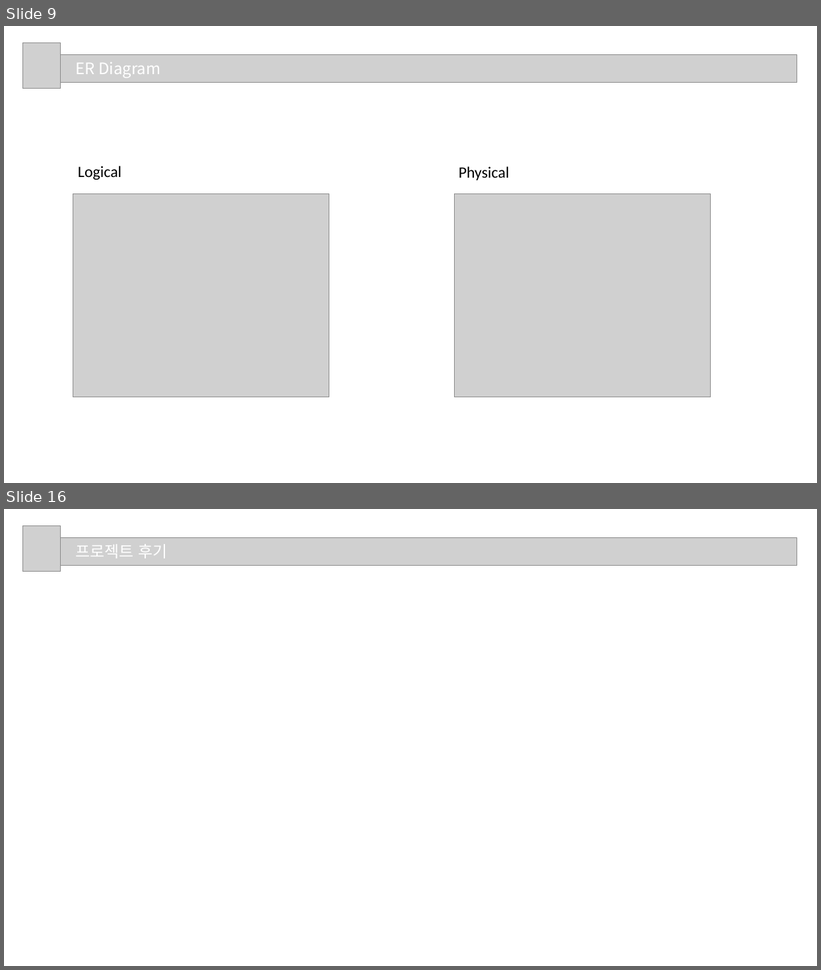
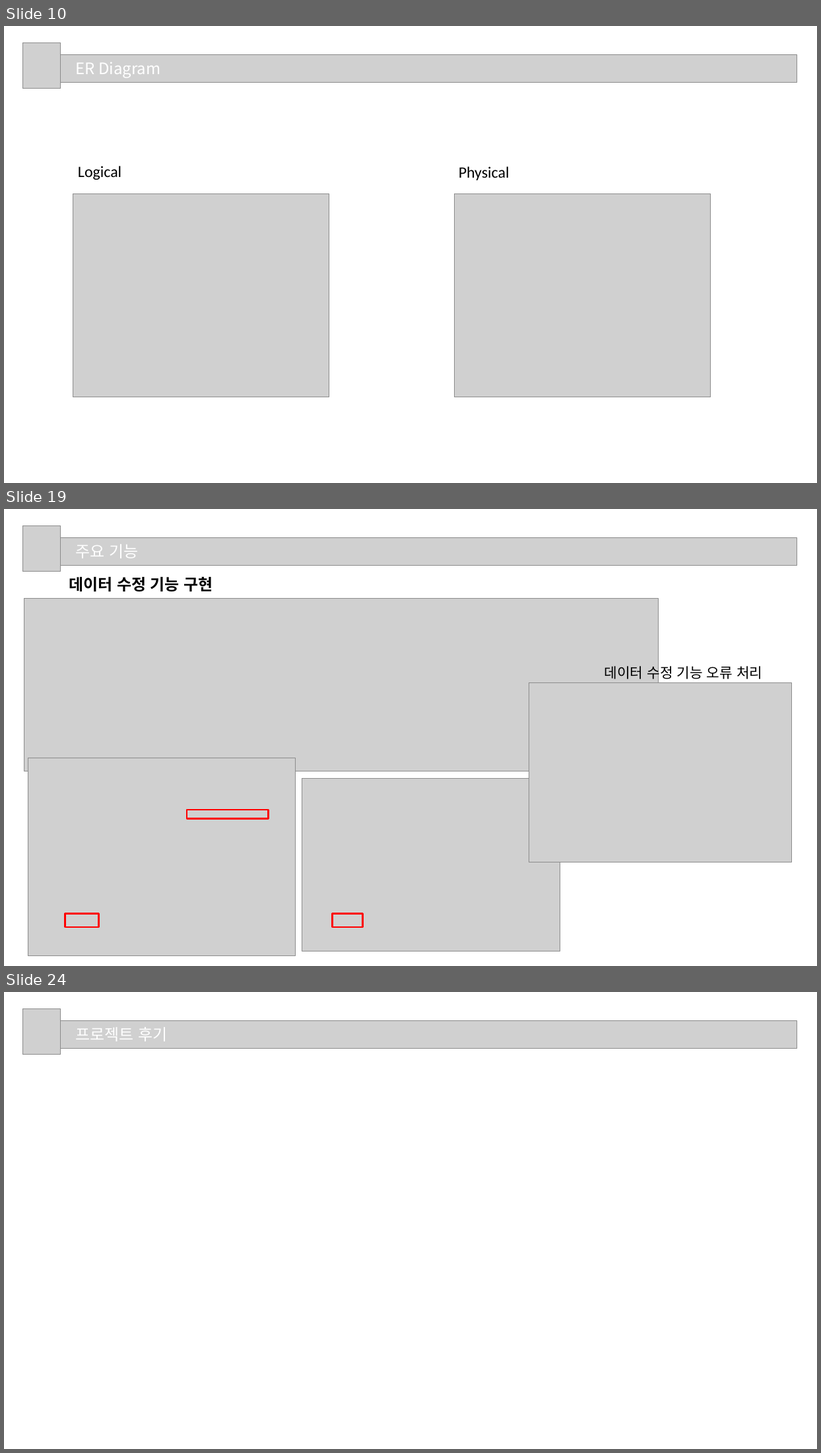
Before and after one commit to bhs0906/JavaFX_Oracle_Project, a slide deck: 3조_프로젝트2.pptx. Shown one above the other, each under a label of ours: slides 9 and 16 before the commit, slides 10, 19 and 24 after it; the slides between them are not shown. The pictures are 821x970 and 821x1453 pixels, drawn with LibreOffice and Linux fonts; fonts in the diff are those of the drawing; grey boxes stand for pictures. Boxes give left, top, right and bottom in pixels: in the first picture for what was removed or moved away, otherwise in the second. Text is boxed around its words. In the diff, an @@ line names an element or a change of style, - is before the commit and + after.

Commit message:
220624 _수정본

```diff
--- a/3조_프로젝트2.pptx
+++ b/3조_프로젝트2.pptx
@@ slide 19 added at [4,509,817,966], background #FFFFFF @@
@@ picture added at [22,525,61,572] @@
@@ picture added at [51,537,797,565] @@
@@ text added at [76,545,138,559], 28 pt, text #FFFFFF @@
+주요 기능
@@ text added at [69,577,213,591], 28 pt, text #000000, bold @@
+데이터 수정 기능 구현
@@ picture added at [24,599,658,771] @@
@@ text added at [605,664,762,682], 25 pt, text #000000 @@
+데이터 수정 기능 오류 처리
@@ picture added at [529,683,791,862] @@
@@ picture added at [28,758,294,956] @@
@@ picture added at [302,778,560,951] @@
@@ rectangle added at [187,810,268,819], outline #FF0000 3 pt @@
@@ rectangle added at [65,914,99,927], outline #FF0000 3 pt @@
@@ rectangle added at [332,914,362,927], outline #FF0000 3 pt @@
@@ what was slide 9 is now slide 10 @@
@@ what was slide 16 is now slide 24 @@
```
Also in this commit, not shown: 8 slides changed, 7 other slides added.
